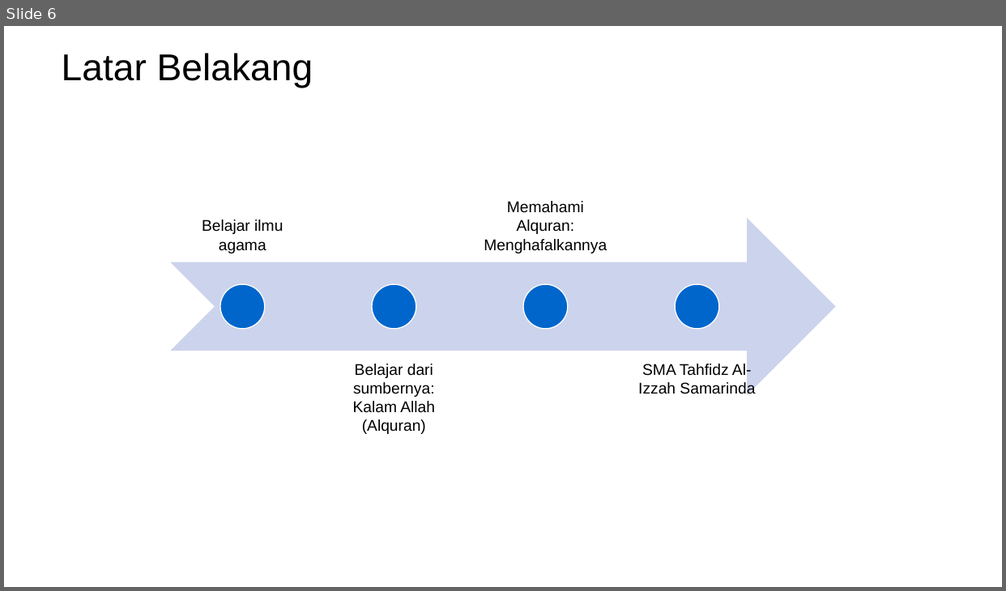
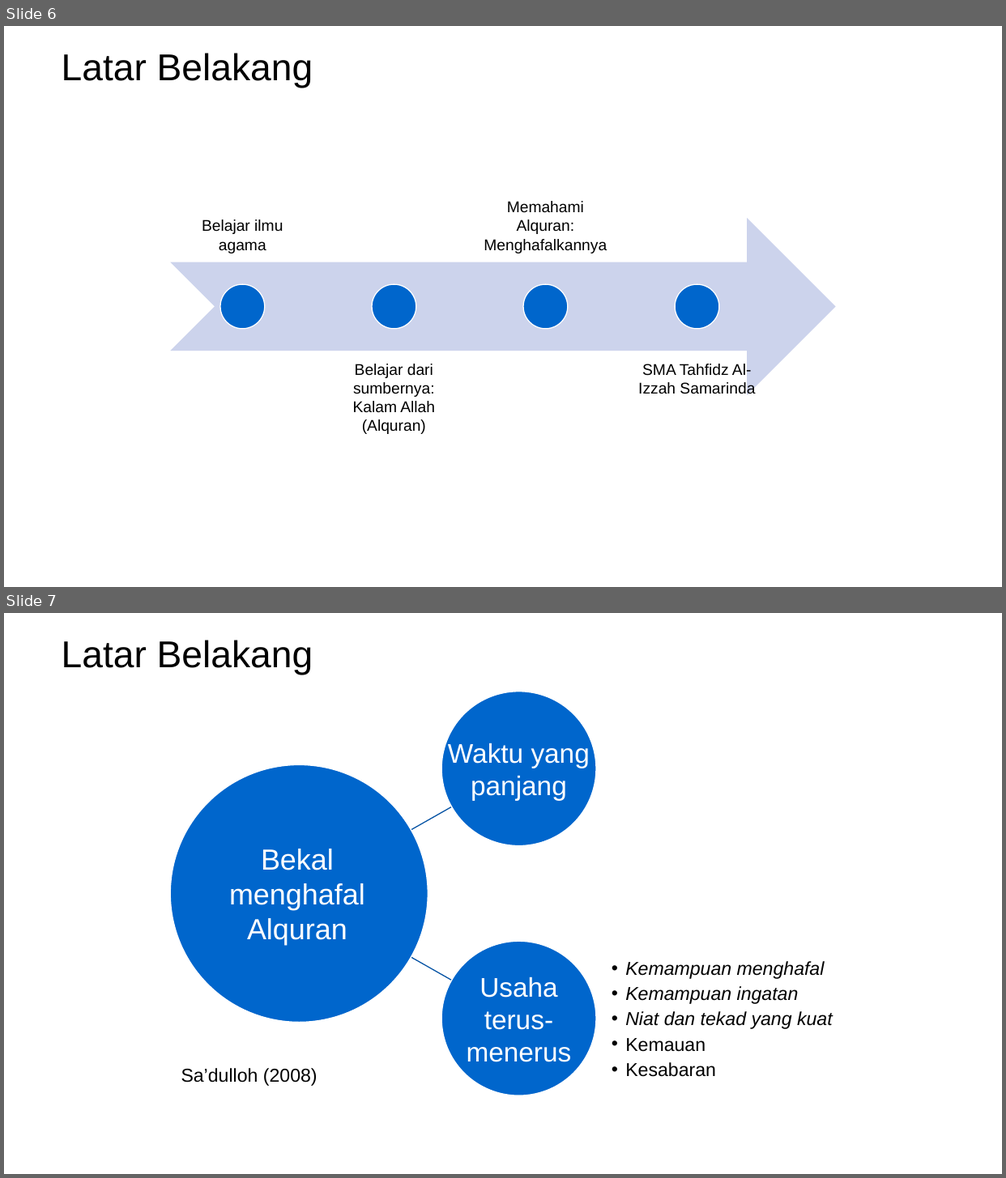
Before and after one commit to mzaini30/skripsi, a slide deck: seminar proposal.pptx. Shown one above the other, each under a label of ours: slide 6 before the commit, slides 6 and 7 after it. The pictures are 1006x591 and 1006x1178 pixels, drawn with LibreOffice and Linux fonts; fonts in the diff are those of the drawing; background and template pictures are left out. Boxes give left, top, right and bottom in pixels: in the first picture for what was removed or moved away, otherwise in the second. Text is boxed around its words. In the diff, an @@ line names an element or a change of style, - is before the commit and + after.

Commit message:
oke

```diff
--- a/seminar proposal.pptx
+++ b/seminar proposal.pptx
@@ slide 7 added at [4,613,1002,1174], background picture (left out) @@
@@ title added at [62,640,313,675], 36 pt, text #000000 @@
+Latar Belakang
@@ text added at [229,849,365,945], 28 pt, text #FFFFFF @@
+Bekal menghafal Alquran
@@ group added at [170,692,833,1096]: 3 ellipses, 3 texts, 2 freeform shapes @@
+Waktu yang panjang
+Usaha terus-menerus
+  • Kemampuan menghafal
+  • Kemampuan ingatan
+  • Niat dan tekad yang kuat
+  • Kemauan
+  • Kesabaran
@@ text added at [181,1068,317,1086], 18 pt, text #000000 @@
+Sa’dulloh (2008)
```
